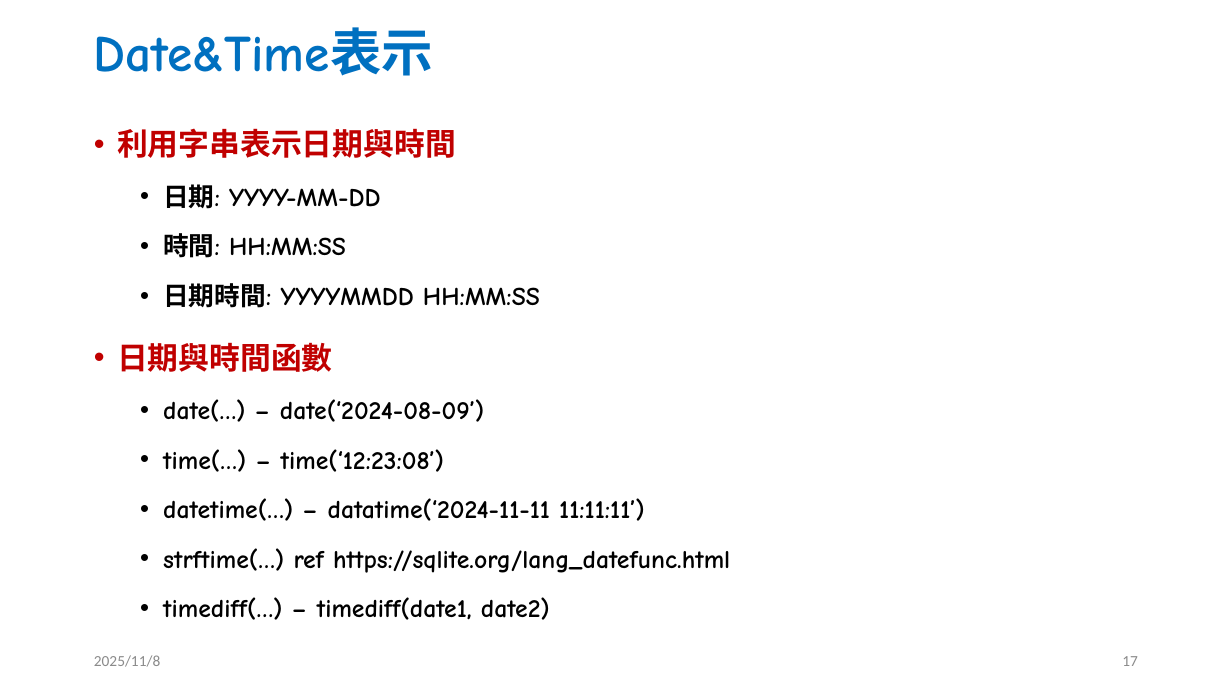
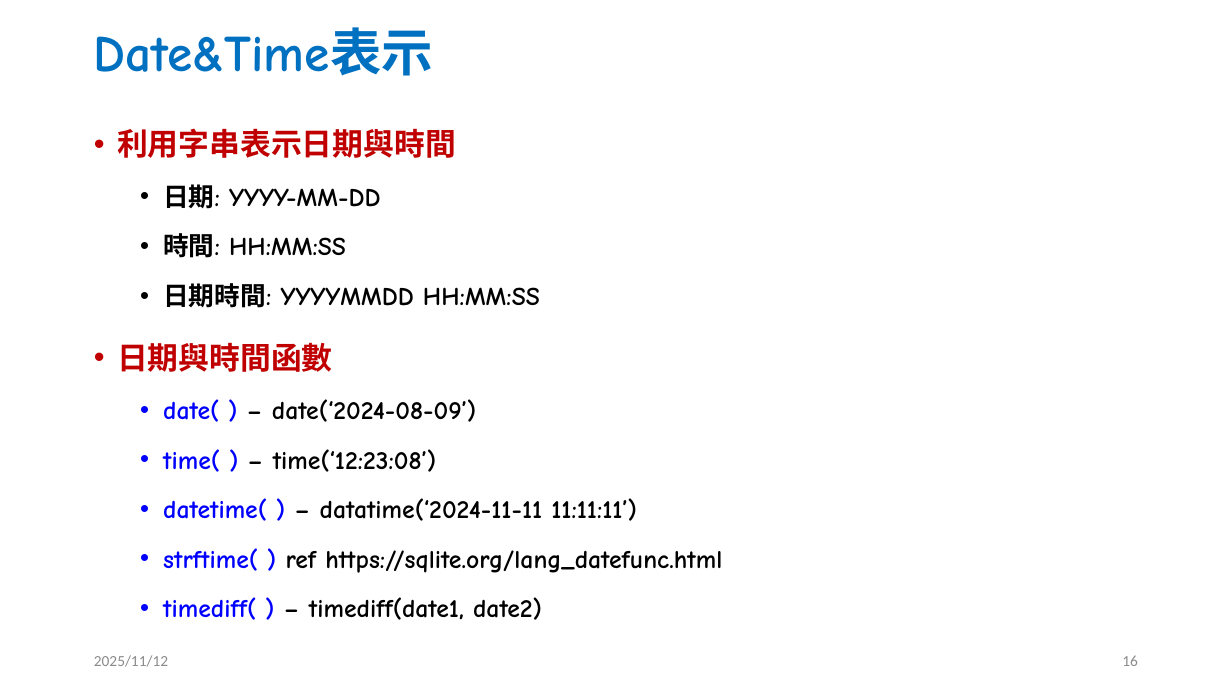
Before and after one commit to jc7qx/2025DB, a slide deck: slide 16 of slides/w10SQL1.pptx (slide 17 before the commit). Drawn at 1232x693 pixels with LibreOffice and Linux fonts; fonts in the diff are those of the drawing. Boxes give left, top, right and bottom in pixels: in the first picture for what was removed or moved away, otherwise in the second. Text is boxed around its words. In the diff, an @@ line names an element or a change of style, - is before the commit and + after.

```diff
--- a/slides/w10SQL1.pptx
+++ b/slides/w10SQL1.pptx
@@ text at [163, 399, 722, 620]: text changed @@
-  • date(…) – date(‘2024-08-09’)
-  • time(…) – time(‘12:23:08’)
-  • datetime(…) – datatime(‘2024-11-11 11:11:11’)
-  • strftime(…) ref https://sqlite.org/lang_datefunc.html
-  • timediff(…) – timediff(date1, date2)
+  • date( ) – date(‘2024-08-09’)
+  • time( ) – time(‘12:23:08’)
+  • datetime( ) – datatime(‘2024-11-11 11:11:11’)
+  • strftime( ) ref https://sqlite.org/lang_datefunc.html
+  • timediff( ) – timediff(date1, date2)
@@ text at [94, 655, 168, 667]: text changed @@
-2025/11/8
+2025/11/12
@@ page number at [1122, 655, 1138, 666]: text changed @@
-17
+16
```
Also in this commit, not shown: 53 other slides changed, 3 slides added, 1 slide removed, 8 other files.
